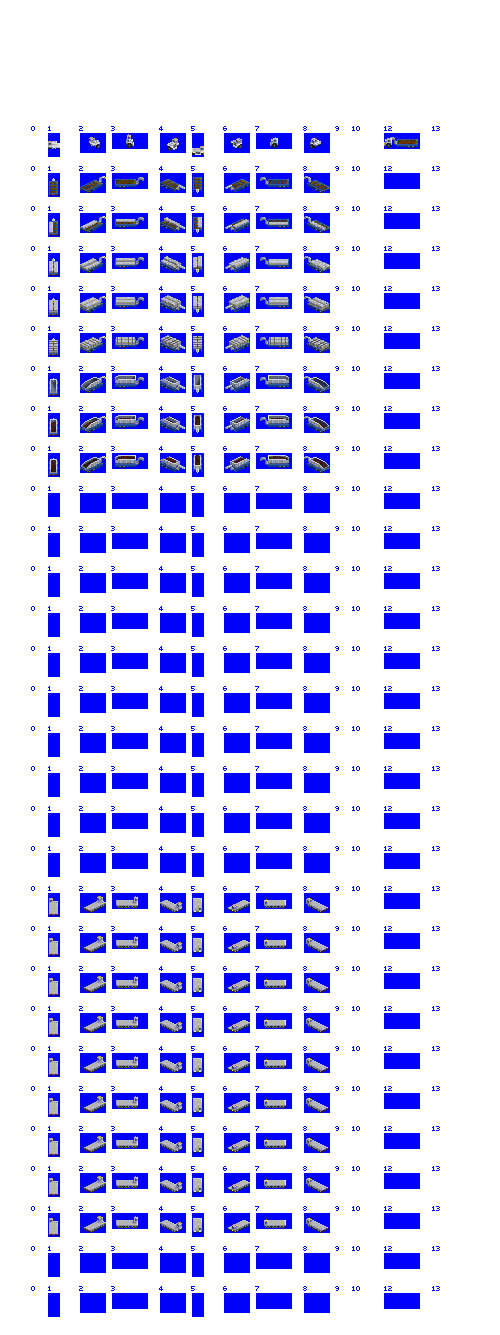
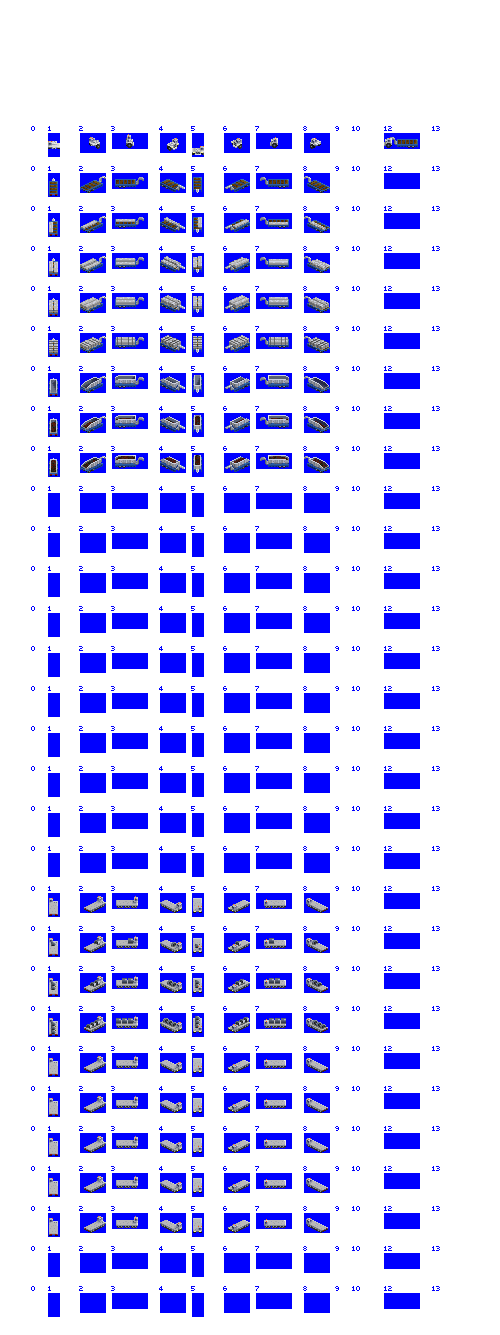
The second 500 × 1335 image is a revision of the first. Changes to its layers:
renamed "metal slabs" to "Coil load", showed it, painted on it over 51, 938, 326, 1034
